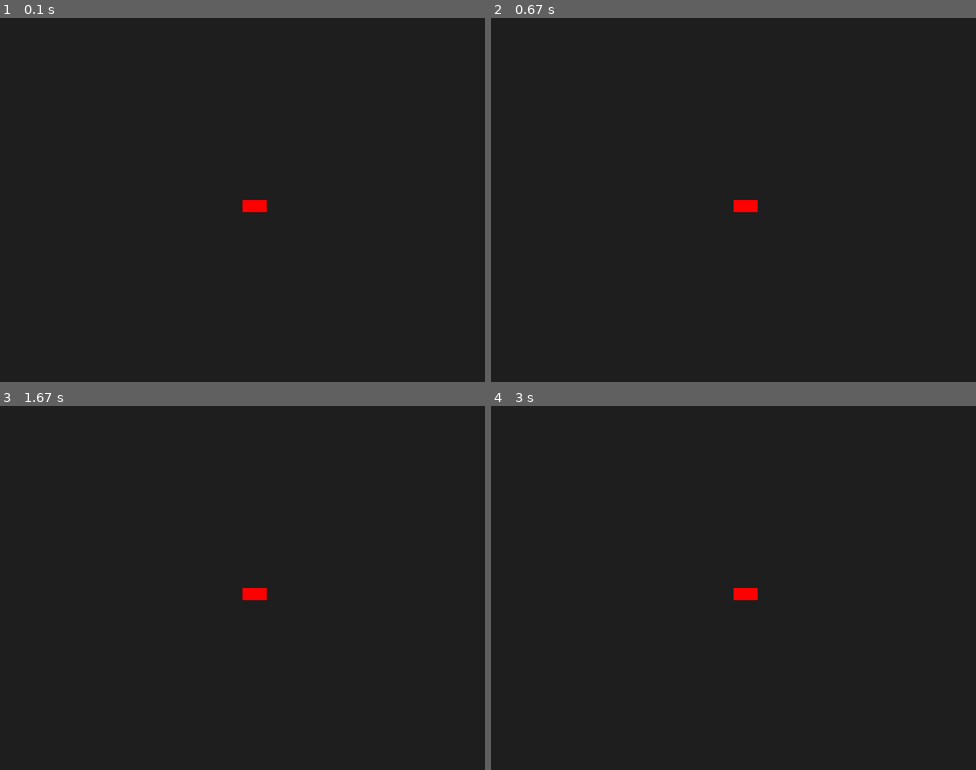
Above: before the commit, frames 1-4 (two rows, left to right).
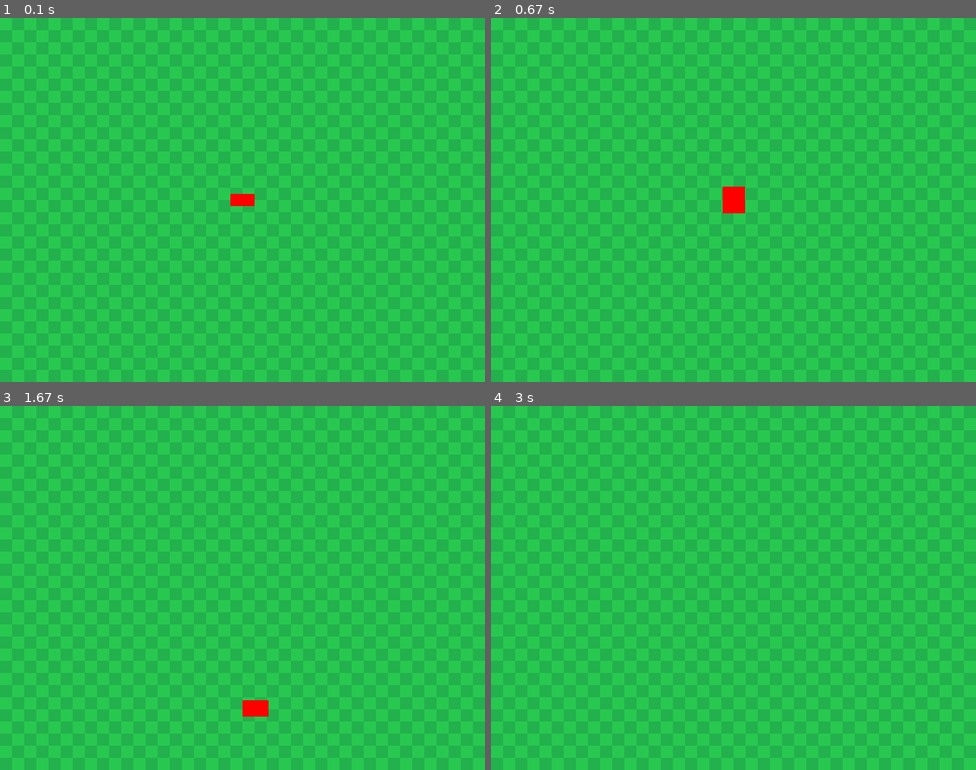
Above: after the commit, the same moments.

Repository: raphaelcp22/PYGAME
Game: pygame game, started from game.py
Two runs of this game, one before a commit and one after it. Both use one fixed random seed, a clock stepped at 60 frames per second and the inputs below.
Inputs:
- Up to frame 1 (0.1 s): no input
- Up to frame 2 (0.67 s): hold D from 0.33 s (still down)
- Up to frame 3 (1.67 s): release D at 0.8 s; hold W 0.83-1.13 s; hold D 1.17-1.63 s
- Up to frame 4 (3 s): hold A 1.67-2.2 s; hold A 2.23-2.63 s; hold W from 2.67 s (still down)

The runs differ from the first frame. In frame 1, 100% of the frame differs, in the area x 0-100%, y 0-100%; in frame 2, 100%; in frame 3, 100%; in frame 4, 100%.

Commit message:
carro com aceleração e rotação (ajustar!)

Diff:
--- a/game.py
+++ b/game.py
@@ -1,52 +1,65 @@
-import pygame
-import sys
+import pygame, sys, math
 
 pygame.init()
 
-# Dimensões
 WIDTH, HEIGHT = 800, 600
 screen = pygame.display.set_mode((WIDTH, HEIGHT))
-pygame.display.set_caption("Formula Insper")
+pygame.display.set_caption("Formula Insper – protótipo 01")
 clock = pygame.time.Clock()
 
-# Classe do Jogador
+GRAY = (60, 60, 60)
+GREEN1, GREEN2 = (34, 177, 76), (40, 200, 80)
+
 class Player:
-    def __init__(self, x, y):
-        self.rect = pygame.Rect(x, y, 40, 20)
-        self.speed = 5
-        self.color = (255, 0, 0)  # Vermelho
+    def __init__(self, x, y, color):
+        self.pos = pygame.Vector2(x, y)
+        self.vel = pygame.Vector2(0, 0)
+        self.angle = 0          # 0° aponta para a direita
+        self.size = (40, 20)
+        self.color = color
+        self.acc = 0.4
+        self.rot_speed = 3
 
     def update(self, keys):
-        if keys[pygame.K_LEFT]:
-            self.rect.x -= self.speed
-        if keys[pygame.K_RIGHT]:
-            self.rect.x += self.speed
-        if keys[pygame.K_UP]:
-            self.rect.y -= self.speed
-        if keys[pygame.K_DOWN]:
-            self.rect.y += self.speed
+        if keys[pygame.K_a]:
+            self.angle += self.rot_speed
+        if keys[pygame.K_d]:
+            self.angle -= self.rot_speed
+        if keys[pygame.K_w]:
+            direction = pygame.Vector2(math.cos(math.radians(-self.angle)),
+                                       math.sin(math.radians(-self.angle)))
+            self.vel += direction * self.acc
+        # atrito
+        self.vel *= 0.98
+        self.pos += self.vel
 
-    def draw(self, surface):
-        pygame.draw.rect(surface, self.color, self.rect)
+    def draw(self, surf):
+        rect = pygame.Rect(0, 0, *self.size)
+        rect.center = self.pos
+        car = pygame.Surface(self.size)
+        car.fill(self.color)
+        rotated = pygame.transform.rotate(car, self.angle)
+        surf.blit(rotated, rotated.get_rect(center=self.pos))
 
-# Instancia o jogador
-player = Player(WIDTH // 2, HEIGHT // 2)
+def draw_grass():
+    cell = 20
+    for y in range(0, HEIGHT, cell):
+        for x in range(0, WIDTH, cell):
+            col = GREEN1 if (x//cell + y//cell) % 2 else GREEN2
+            pygame.draw.rect(screen, col, (x, y, cell, cell))
 
-def main():
-    while True:
-        for event in pygame.event.get():
-            if event.type == pygame.QUIT:
-                pygame.quit()
-                sys.exit()
+player = Player(WIDTH/2, HEIGHT/2, (255, 0, 0))
 
-        keys = pygame.key.get_pressed()
-        player.update(keys)
+while True:
+    for e in pygame.event.get():
+        if e.type == pygame.QUIT:
+            pygame.quit(); sys.exit()
 
-        screen.fill((30, 30, 30))  # Fundo escuro
-        player.draw(screen)
+    keys = pygame.key.get_pressed()
+    player.update(keys)
 
-        pygame.display.flip()
-        clock.tick(60)
+    draw_grass()
+    player.draw(screen)
 
-if __name__ == "__main__":
-    main()
+    pygame.display.flip()
+    clock.tick(60)
